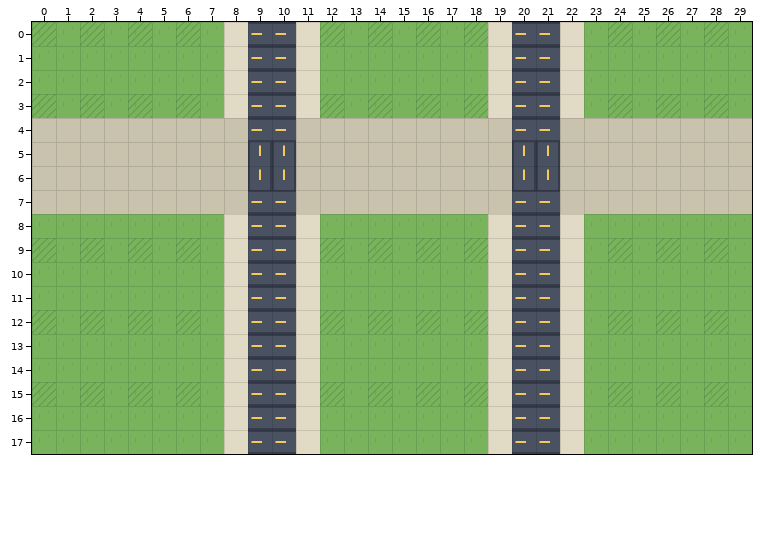
Tiled map (JSON) -- public/assets/city/district-01/district-01.tmj. Above is the file before it was changed.
Cells are 60x60 px. Shown: x 0..29, y 0..17.
And afterwards:
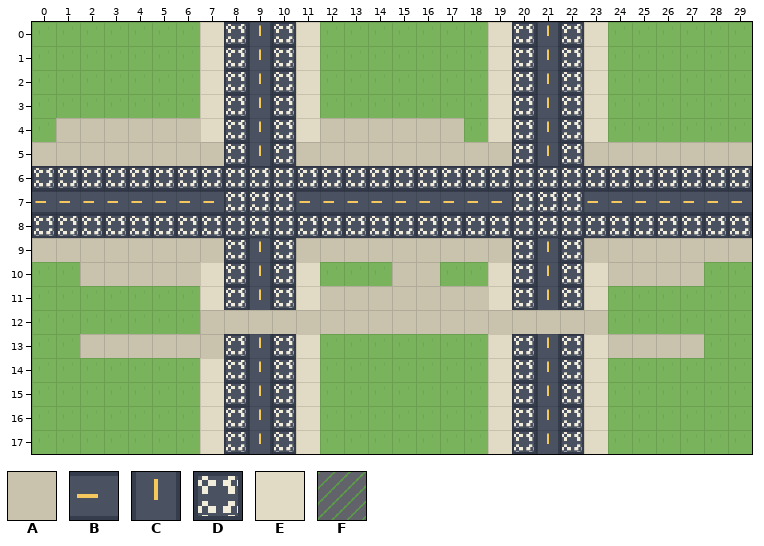
Key: from "city-terrain": A 1, B 2, C 3, D 4, E 5, F 6.
_ is an empty cell.
Tiles replaced or removed in this view: A, B, C, E, F.
Difference:
Changed rows in their new state; . is an unchanged cell.
Layer "Road Layer":
first column x 0:
 0 .......EDCD.........DCDE......
 1 .......EDCD.........DCDE......
 2 .......EDCD.........DCDE......
 3 .......EDCD.........DCDE......
 4 _......EDCDE......_EDCDE______
 5 ........D.D.........D.D.......
 6 DDDDDDDDDDDDDDDDDDDDDDDDDDDDDD
 7 BBBBBBBBDDDBBBBBBBBBDDDBBBBBBB
 8 DDDDDDDDDDDDDDDDDDDDDDDDDDDDDD
 9 AAAAAAAADCDAAAAAAAAADCDAAAAAAA
10 ..AAAAAEDCD....AA...DCDEAAAA..
11 .......EDCD.AAAAAAA.DCDE......
12 .......AAAAAAAAAAAAAAAAA......
13 ..AAAAAADCD.........DCDEAAAA..
14 .......EDCD.........DCDE......
15 .......EDCD.........DCDE......
16 .......EDCD.........DCDE......
17 .......EDCD.........DCDE......
Layer "Decoration Layer":
first column x 0:
 0 _._._._....._._._._....._._._
 3 _._._._....._._._._....._._._
first column x 0:
 9 _._._._....._._._._....._._._
12 _._._._....._._._._....._._._
15 _._._._....._._._._....._._._
